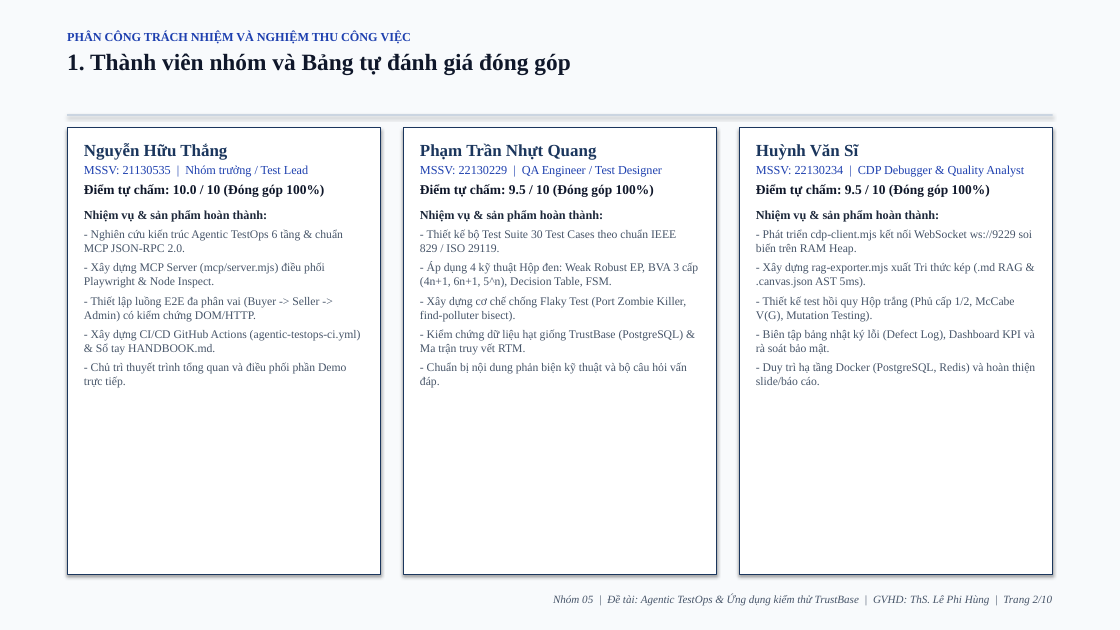
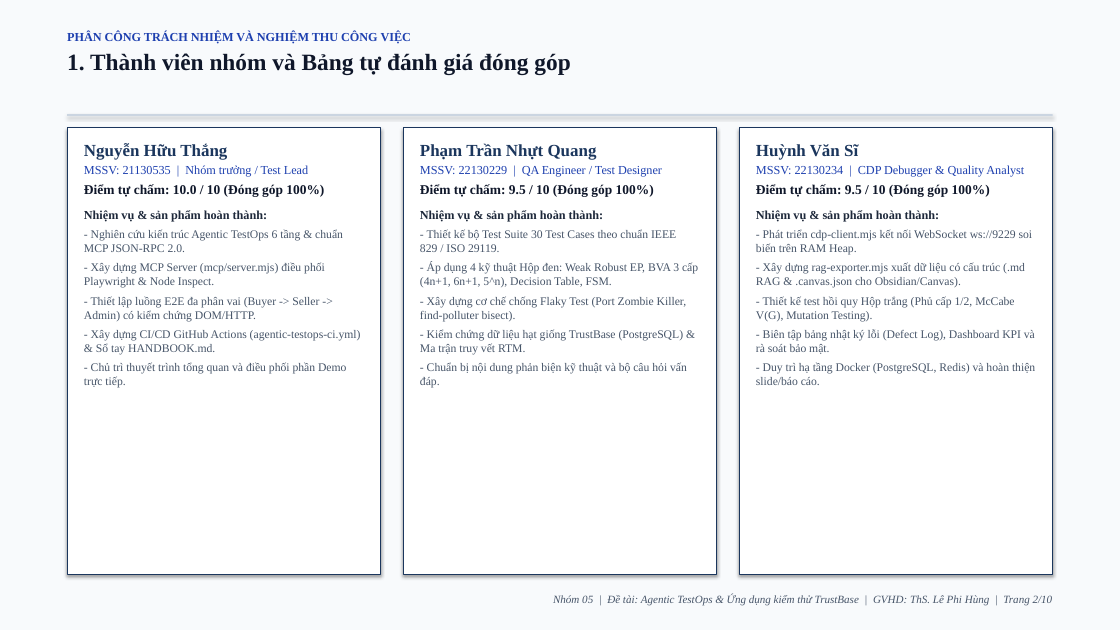
Before and after one commit to justpassingByte/agentic-test-ops, a slide deck: slide 2 of Nhom05_AgenticTestOps_ThuyetTrinh.pptx. Drawn at 1120x630 pixels with LibreOffice and Linux fonts; fonts in the diff are those of the drawing. Boxes give left, top, right and bottom in pixels: in the first picture for what was removed or moved away, otherwise in the second. Text is boxed around its words. In the diff, an @@ line names an element or a change of style, - is before the commit and + after.

```diff
--- a/Nhom05_AgenticTestOps_ThuyetTrinh.pptx
+++ b/Nhom05_AgenticTestOps_ThuyetTrinh.pptx
@@ text at bbox=[756, 262, 1025, 288]: text changed @@
-- Xây dựng rag-exporter.mjs xuất Tri thức kép (.md RAG & .canvas.json AST 5ms).
+- Xây dựng rag-exporter.mjs xuất dữ liệu có cấu trúc (.md RAG & .canvas.json cho Obsidian/Canvas).
```
Also in this commit, not shown: 6 other slides changed, 8 other files.
